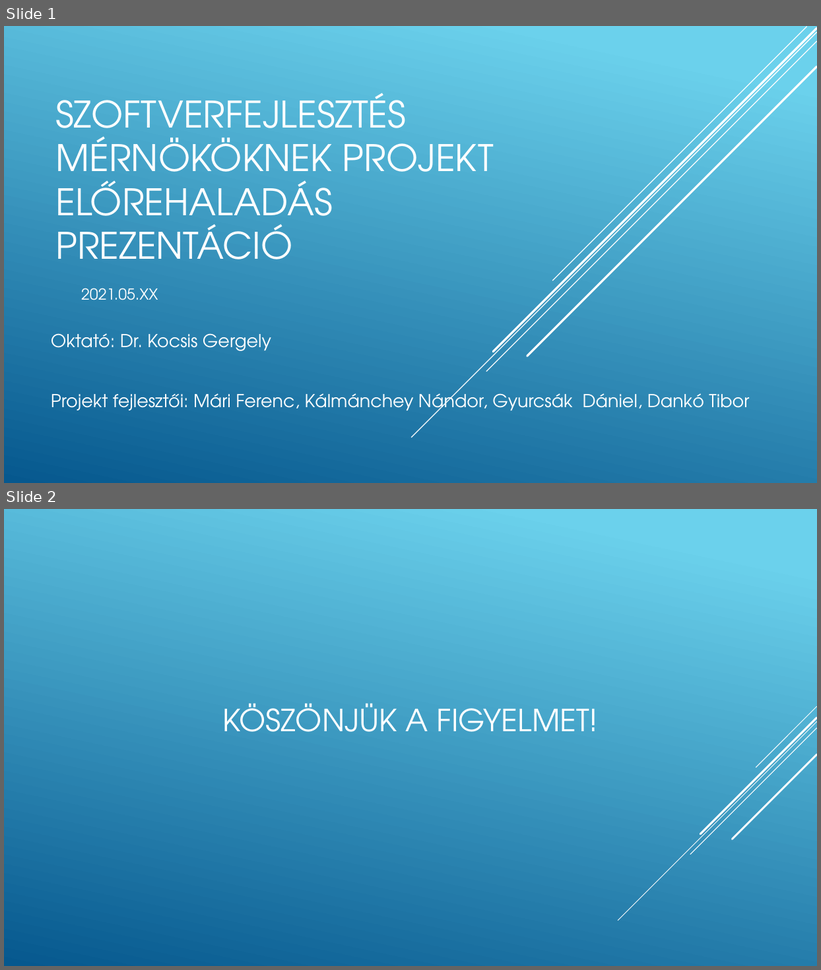
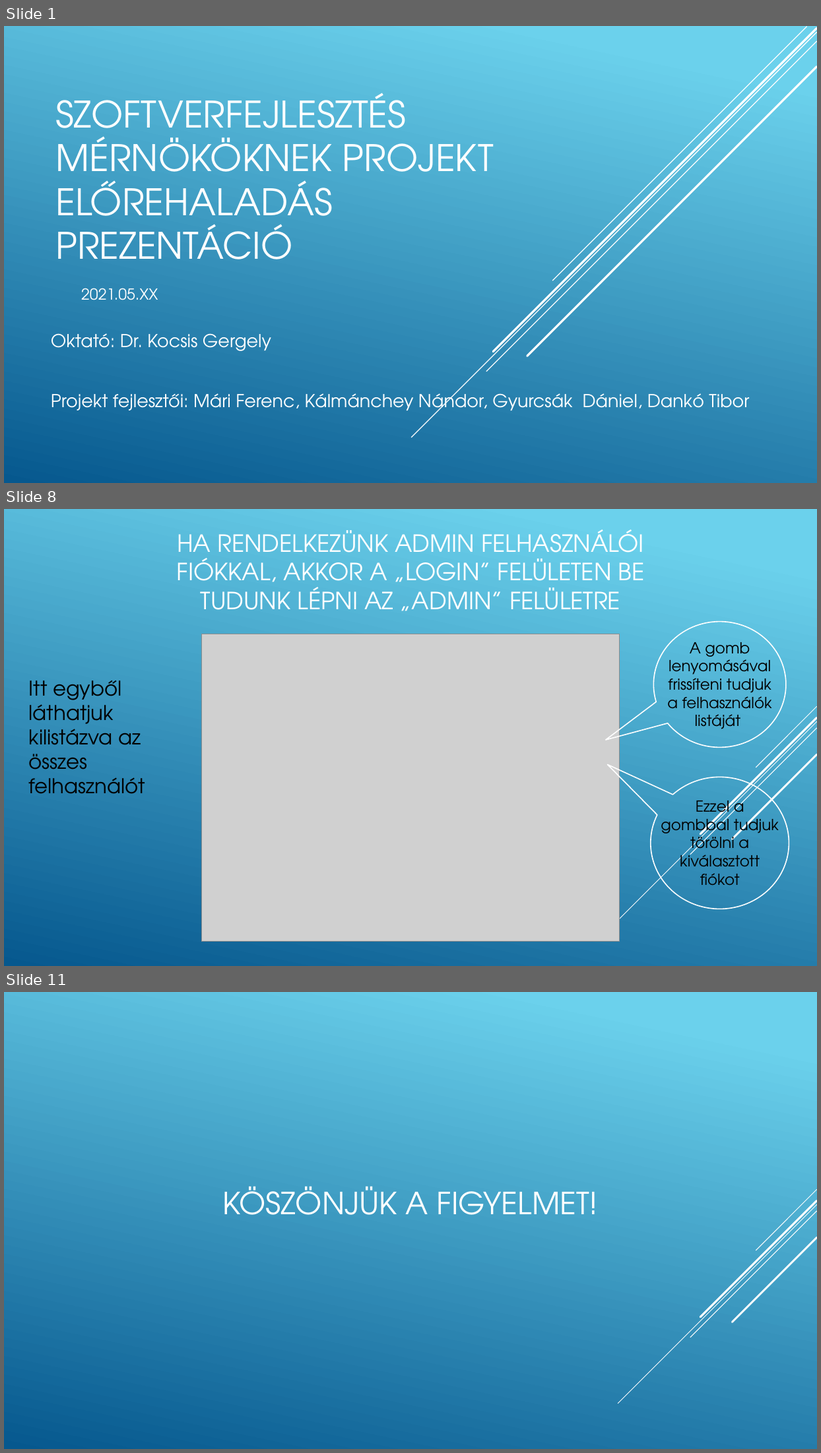
Before and after one commit to mariferi/Pontus, a slide deck: Végső_Szoftverfejlesztes_mernokoknek_projekt_elorehaladas_prezentacio.pptx. Shown one above the other, each under a label of ours: slides 1 and 2 before the commit, slides 1, 8 and 11 after it; the slides between them are not shown. The pictures are 821x970 and 821x1453 pixels, drawn with LibreOffice and Linux fonts; fonts in the diff are those of the drawing; grey boxes stand for pictures. Boxes give left, top, right and bottom in pixels: in the first picture for what was removed or moved away, otherwise in the second. Text is boxed around its words. In the diff, an @@ line names an element or a change of style, - is before the commit and + after.

```diff
--- a/Végső_Szoftverfejlesztes_mernokoknek_projekt_elorehaladas_prezentacio.pptx
+++ b/Végső_Szoftverfejlesztes_mernokoknek_projekt_elorehaladas_prezentacio.pptx
@@ slide 8 added at <box>4,509,817,966</box>, background gradient #6ED2EB to #06588E; not listed: 5 template elements that a slide beside it also shows @@
@@ title added at <box>177,529,645,611</box>, 28 pt, text #FFFFFF @@
+HA RENDELKEZÜNK ADMIN FELHASZNÁLÓI FIÓKKAL, AKKOR A „LOGIN” FELÜLETEN BE TUDUNK LÉPNI AZ „ADMIN” FELÜLETRE
@@ speech bubble added at <box>653,622,786,747</box>, outline #FFFFFF 1.25 pt @@
@@ picture added at <box>201,634,620,942</box> @@
@@ text added at <box>667,642,772,729</box>, 18 pt, text #000000 @@
+A gomb lenyomásával frissíteni tudjuk a felhasználók listáját
@@ text added at <box>29,681,145,794</box>, 24 pt, text #000000 @@
+Itt egyből láthatjuk kilistázva az összes felhasználót
@@ speech bubble added at <box>651,778,789,910</box>, outline #FFFFFF 1.25 pt @@
@@ text added at <box>661,796,779,886</box>, 18 pt, text #000000 @@
+Ezzel a gombbal tudjuk törölni a kiválasztott fiókot
@@ what was slide 2 is now slide 11 @@
```
Also in this commit, not shown: 8 other slides added.
